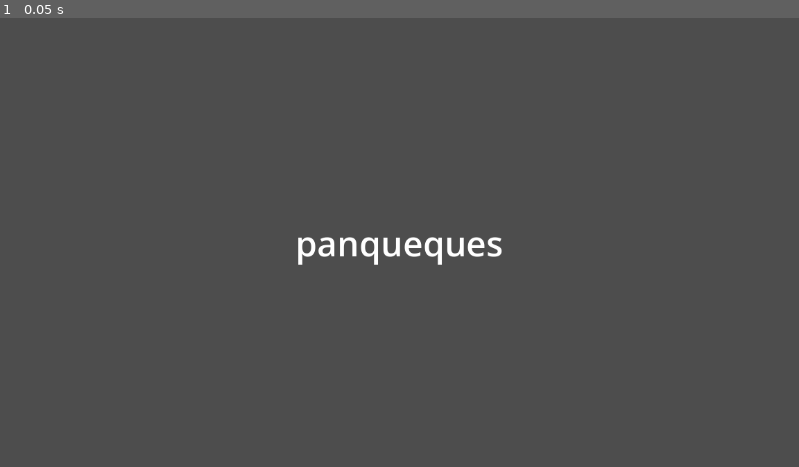
Above: before the commit, frame 1.
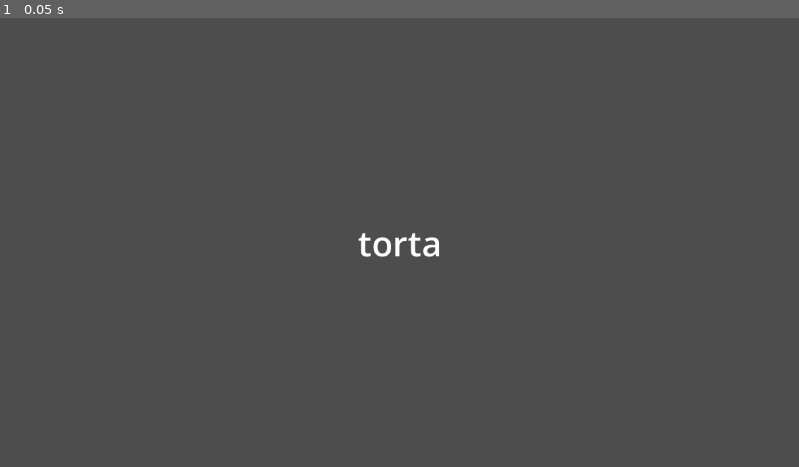
Above: after the commit, the same moment.

Repository: A3mper/PactoAbisalGame
Game: Godot game, scene res://test/clase_abstracta_y_principio_L/abstracta_main.tscn
Same seed, same stepped clock (60 frames per second), same inputs: the game is played once before the commit and once after it. This scene is started directly instead of the project's main scene.
Inputs:
- Up to frame 1 (0.05 s): no input

The runs differ from the first frame. In frame 1, 0.6% of the frame differs, in the area x 37-63%, y 47-56%.

Commit message:
implementaciones basicas de pool

Diff:
--- a/project.godot
+++ b/project.godot
@@ -17,7 +17,7 @@
 
 [autoload]
 
-ClaseBaseA="*uid://ddo7vb1m62ele"
+PoolInterface="*uid://b8xnk18o67mjv"
 
 [dotnet]
 
--- /dev/null
+++ b/test/Pool_Class_Enviroment/PoolFamily/pool_interface.gd
@@ -0,0 +1,3 @@
+class_name pool_interface extends Node
+
+const pool_object = preload("uid://de24xyc5y2u13")
--- /dev/null
+++ b/test/Pool_Class_Enviroment/PoolFamily/pool_manager.gd
@@ -0,0 +1,40 @@
+'''
+El PoolManager se tiene que quedar de administrar los pool objects que vengan
+y asegurarse que la cantidad de items en memoria no exceda cierto limite
+
+Es en esencia un array de objetos que se agregan al pool y luego se habilitan y deshabilitan segun haga
+
+'''
+class pool_manager:
+
+    const _MAX_ITEMS_LIMIT := 1000
+
+    var _cantDeItems := 0
+    var _PoolOfItems = []
+
+    func AddToPool(PoolItem) -> void:
+        if PoolItem != null:
+            if _NewItemInLimit():
+                _PoolOfItems.append(PoolItem)
+
+    func Checker():
+        pass
+
+    func SearchPool(PoolItem):
+        if PoolItem != null:
+            return _PoolOfItems.find(PoolItem)
+
+
+    func _NewItemInLimit() -> bool:
+        if _cantDeItems < _MAX_ITEMS_LIMIT:
+            _cantDeItems += 1
+            return true
+        else:
+            return false
+
+#el equivalente a crear funciones publicas para
+
+static var z_MPool := pool_manager.new()
+
+static func _AgregarAPool(Item) -> void:
+    z_MPool.AddToPool(Item)
--- /dev/null
+++ b/test/Pool_Class_Enviroment/PoolFamily/pool_object.gd
@@ -0,0 +1,15 @@
+class pool_object:
+
+    const POOL_MANAGER := preload("uid://bxmetuy81h1el") #include "pool_manager.h"
+
+    var IsActive : bool = false
+
+    var ID : int
+
+    func _init() -> void:
+        ID = randi_range(1000,9999)
+        POOL_MANAGER._AgregarAPool(self)
+
+
+    func ObjectToScene():
+        pass
--- a/test/clase_abstracta_y_principio_L/abstracta_main.tscn
+++ b/test/clase_abstracta_y_principio_L/abstracta_main.tscn
@@ -9,7 +9,7 @@
 [sub_resource type="LabelSettings" id="LabelSettings_fiwcp"]
 font_size = 50
 
-[node name="Node2D" type="Control" unique_id=1437421267 node_paths=PackedStringArray("clase_a_implementar", "etiqueta")]
+[node name="Contro" type="Control" unique_id=1437421267 node_paths=PackedStringArray("clase_a_implementar", "etiqueta")]
 layout_mode = 3
 anchors_preset = 15
 anchor_right = 1.0
@@ -17,7 +17,7 @@
 grow_horizontal = 2
 grow_vertical = 2
 script = ExtResource("1_fiwcp")
-clase_a_implementar = NodePath("Clase_Compuesta_C")
+clase_a_implementar = NodePath("Clase_Compuesta_D")
 etiqueta = NodePath("Label")
 
 [node name="Label" type="Label" parent="." unique_id=514890013]
Not shown, added: test/Pool_Class_Enviroment/PoolFamily/pool_interface.gd.uid
Not shown, added: test/Pool_Class_Enviroment/PoolFamily/pool_manager.gd.uid
Not shown, added: test/Pool_Class_Enviroment/PoolFamily/pool_object.gd.uid
